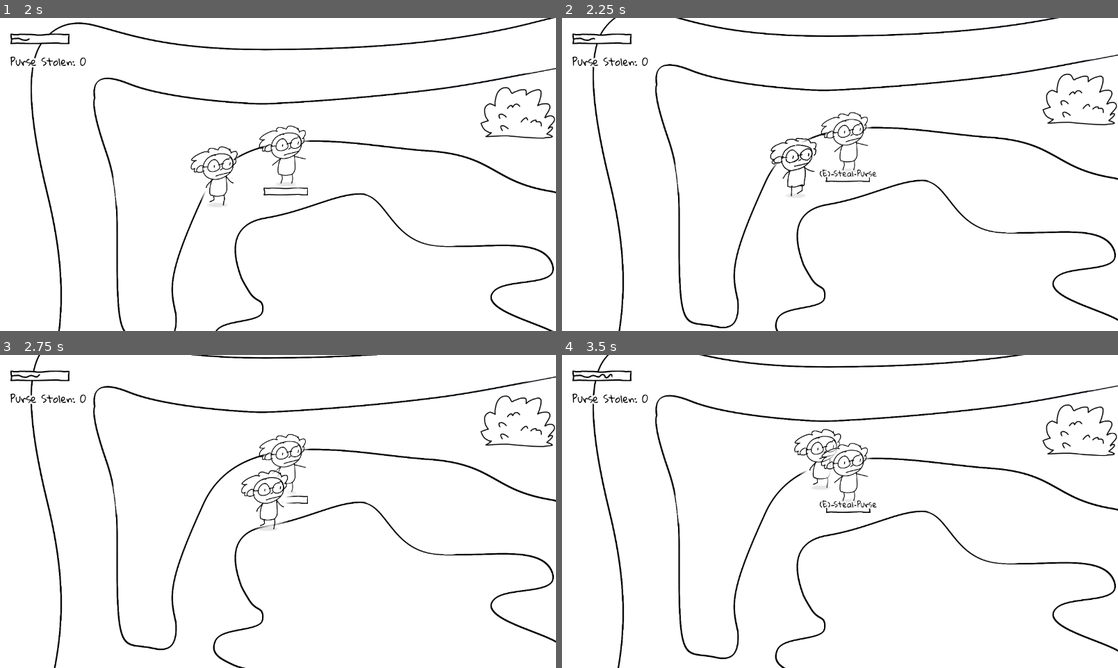
Above: before the commit, frames 1-4 (two rows, left to right).
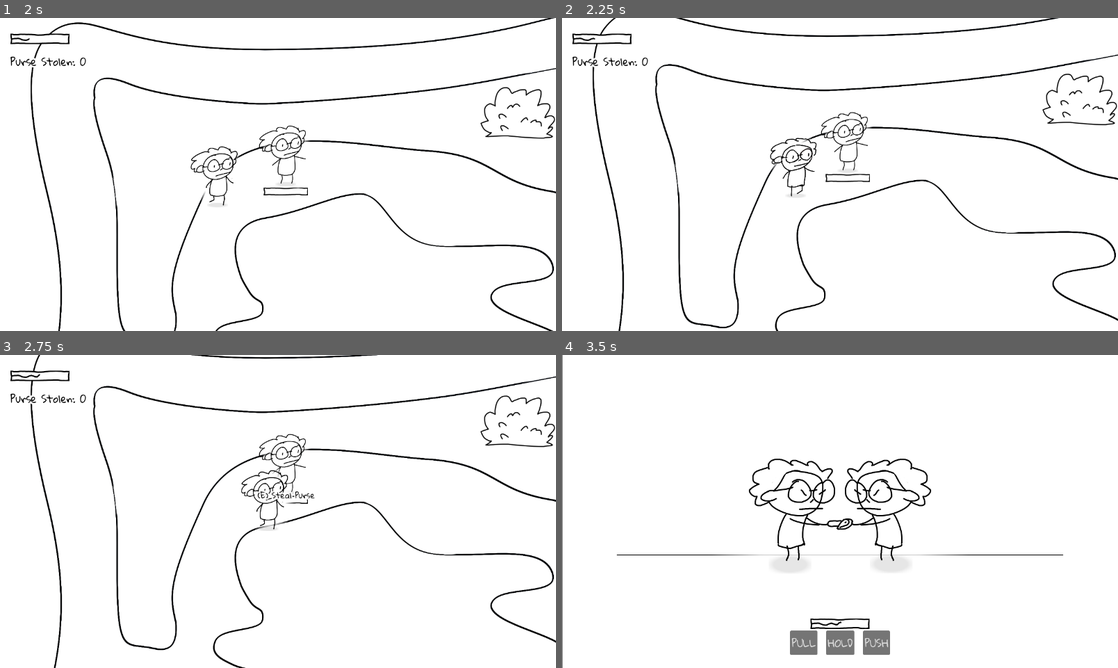
Above: after the commit, the same moments.

Repository: johnreybacal/gran-theft-aubrey
Game: Godot game, scene res://scenes/game_explore.tscn
Same seed, same stepped clock (60 frames per second), same inputs: the game is played once before the commit and once after it.
Inputs:
- Up to frame 1 (2 s): hold D (move_right) 0.53-1.28 s; hold E (interact) 0.53-1.28 s; hold S (move_down) from 1.28 s (still down); tap E (interact) at 1.35 s
- Up to frame 2 (2.25 s): release S (move_down) at 2.03 s; hold D (move_right) from 2.03 s (still down); hold E (interact) from 2.03 s (still down)
- Up to frame 3 (2.75 s): keep holding D (move_right); keep holding E (interact)
- Up to frame 4 (3.5 s): release D (move_right) at 2.78 s; release E (interact) at 2.78 s; hold W (move_up) from 2.78 s (still down); tap E (interact) at 2.85 s

Frame 1 is identical in both runs. In frame 2, 0.1% of the frame differs, in the area x 46-57%, y 48-52%; in frame 3, 0.1%; in frame 4, 8.0%, in the area x 0-100%, y 0-100%.

Commit message:
improve interactable | move collision check to enemy

Diff:
--- a/scenes/explore_enemy.tscn
+++ b/scenes/explore_enemy.tscn
@@ -3,7 +3,8 @@
 [ext_resource type="Script" uid="uid://c83bkc0vammix" path="res://scripts/explore_enemy.gd" id="1_1ytwq"]
 [ext_resource type="SpriteFrames" uid="uid://blhtrapl7a2a2" path="res://resources/granny_explore_sprite_frames.tres" id="2_j7g34"]
 [ext_resource type="PackedScene" uid="uid://cpyks128hw45y" path="res://scenes/granny_stats.tscn" id="3_j7g34"]
-[ext_resource type="PackedScene" uid="uid://0d2eb60g2nmn" path="res://scenes/interactable.tscn" id="4_cantd"]
+[ext_resource type="Script" uid="uid://2lxug7x5ghwr" path="res://scripts/interactable.gd" id="4_w3v0f"]
+[ext_resource type="Theme" uid="uid://bscmmh7v8lsyd" path="res://resources/theme.tres" id="5_8hppl"]
 
 [sub_resource type="Gradient" id="Gradient_cantd"]
 offsets = PackedFloat32Array(0.055989582, 0.4674479, 0.70703125)
@@ -27,6 +28,10 @@
 fill = 1
 fill_from = Vector2(0.5, 0.5)
 fill_to = Vector2(1, 1)
+
+[sub_resource type="CapsuleShape2D" id="CapsuleShape2D_w3v0f"]
+radius = 31.0
+height = 108.0
 
 [node name="ExploreEnemy" type="CharacterBody2D" unique_id=2108070940]
 collision_mask = 3
@@ -66,8 +71,33 @@
 scale = Vector2(1, 0.21875)
 texture = SubResource("GradientTexture2D_cantd")
 
-[node name="Interactable" parent="." unique_id=1599016108 instance=ExtResource("4_cantd")]
+[node name="Interactable" type="Area2D" parent="." unique_id=1599016108 groups=["Interactable"]]
+z_index = 10
 position = Vector2(0, -76)
+collision_layer = 4
+collision_mask = 0
+script = ExtResource("4_w3v0f")
 label_text = "(E) Steal Purse"
 
+[node name="CollisionShape2D" type="CollisionShape2D" parent="Interactable" unique_id=1941620525]
+position = Vector2(0, 13)
+shape = SubResource("CapsuleShape2D_w3v0f")
+
+[node name="Label" type="Label" parent="Interactable" unique_id=1509343601]
+anchors_preset = 5
+anchor_left = 0.5
+anchor_right = 0.5
+offset_left = -77.5
+offset_top = 60.0
+offset_right = 77.5
+offset_bottom = 108.0
+grow_horizontal = 2
+theme = ExtResource("5_8hppl")
+theme_override_colors/font_color = Color(0, 0, 0, 1)
+theme_override_colors/font_outline_color = Color(1, 1, 1, 1)
+theme_override_constants/outline_size = 16
+theme_override_font_sizes/font_size = 24
+text = "(E) Interact"
+horizontal_alignment = 1
+
 [connection signal="velocity_computed" from="NavigationAgent2D" to="." method="_on_navigation_agent_2d_velocity_computed"]
--- a/scenes/explore_player.tscn
+++ b/scenes/explore_player.tscn
@@ -68,3 +68,5 @@
 position = Vector2(0, -77)
 target_position = Vector2(100, 0)
 collision_mask = 4
+collide_with_areas = true
+collide_with_bodies = false
--- a/scenes/interactable.tscn
+++ b/scenes/interactable.tscn
@@ -6,7 +6,7 @@
 [sub_resource type="CircleShape2D" id="CircleShape2D_w4xns"]
 radius = 85.0
 
-[node name="Interactable" type="StaticBody2D" unique_id=1599016108 groups=["Interactable"]]
+[node name="Interactable" type="Area2D" unique_id=1067286388 groups=["Interactable"]]
 z_index = 10
 collision_layer = 4
 collision_mask = 0
--- a/scripts/classes.gd
+++ b/scripts/classes.gd
@@ -70,7 +70,6 @@
     var is_chasing: bool = false
     var is_avoiding: bool = false
     var is_stunned: bool = false
-    var is_stolen: bool = false
     var is_leaving: bool = false
     var is_police: bool = false
     var encounter_count: int = 0
@@ -88,15 +87,11 @@
         return is_chasing or is_avoiding or is_leaving
 
     func can_encounter():
-        if is_leaving:
+        if is_leaving or is_stunned:
             return false
-        if not is_stolen:
-            return true
         return is_chasing
 
     func on_encounter_end(is_loser: bool):
-        is_stolen = is_loser
-
         encounter_count += 1
 
         is_chasing = false
@@ -104,6 +99,7 @@
         is_leaving = false
 
         if encounter_count > 2 and not is_police:
+            is_stunned = is_loser
             is_leaving = true
             stats.on_leaving()
         if is_loser:
--- a/scripts/explore_enemy.gd
+++ b/scripts/explore_enemy.gd
@@ -54,10 +54,20 @@
 
     move_and_slide()
 
+    if granny.can_encounter() and not StateManager.is_busted:
+        for i in get_slide_collision_count():
+            var collision = get_slide_collision(i)
+            if collision:
+                var collider = collision.get_collider()
+                if collider is ExplorePlayer:
+                    var direction: Vector2 = collider.position.direction_to(position)
+                    move_and_collide(direction * 10)
+                    collider.move_and_collide(direction * -10)
+                    EventBus.on_encounter_start.emit(get_instance_id())
+
 func _on_navigation_agent_2d_velocity_computed(safe_velocity: Vector2) -> void:
     var delta = get_physics_process_delta_time()
     if granny.can_move() and granny.is_on_the_move():
-        # global_position = global_position.move_toward(global_position + safe_velocity, delta * (.75 if granny.is_avoiding else 1.))
         velocity = safe_velocity.normalized() * move_speed * (.75 if granny.is_avoiding else 1.)
         granny.increase_arthritis(delta)
     else:
--- a/scripts/explore_player.gd
+++ b/scripts/explore_player.gd
@@ -8,7 +8,7 @@
 var granny: Classes.Granny
 
 
-var interact_ray_cast_direction_interval = .25
+var interact_ray_cast_direction_interval = .1
 
 
 func _ready() -> void:
@@ -34,21 +34,6 @@
     else:
         granny.decrease_arthritis(delta)
 
-    for i in get_slide_collision_count():
-        var collision = get_slide_collision(i)
-        if collision:
-            var collider = collision.get_collider()
-            if collider is ExploreEnemy:
-                if not collider.granny.can_encounter():
-                    return
-                if not collider.granny.is_chasing:
-                    return
-                var direction = collider.position.direction_to(position).normalized()
-                move_and_collide(direction * 15)
-                direction = position.direction_to(collider.position).normalized()
-                collider.move_and_collide(direction * 15)
-                EventBus.on_encounter_start.emit(collider.get_instance_id())
-
     _check_interact_ray_cast.call_deferred(delta)
 
 
@@ -67,7 +52,7 @@
 
     interact_ray_cast_direction_interval -= delta
     if interact_ray_cast_direction_interval <= 0:
-        interact_ray_cast_direction_interval = .25
+        interact_ray_cast_direction_interval = .1
         if len(StateManager.interactables) > 0:
             var closest = StateManager.interactables[0]
             var distance = interact_ray_cast.global_position.distance_to(StateManager.interactables[0].global_position)
--- a/scripts/game_fight.gd
+++ b/scripts/game_fight.gd
@@ -37,6 +37,7 @@
 
     purse.rotation_degrees = 0
     purse.position = Vector2(0, 30)
+    purse.scale = Vector2.ONE
     purse.flip_v = false
 
 func _on_encounter_end():
--- a/scripts/interactable.gd
+++ b/scripts/interactable.gd
@@ -1,4 +1,4 @@
-extends StaticBody2D
+extends Area2D
 class_name Interactable
 
 @onready var label: Label = $Label
